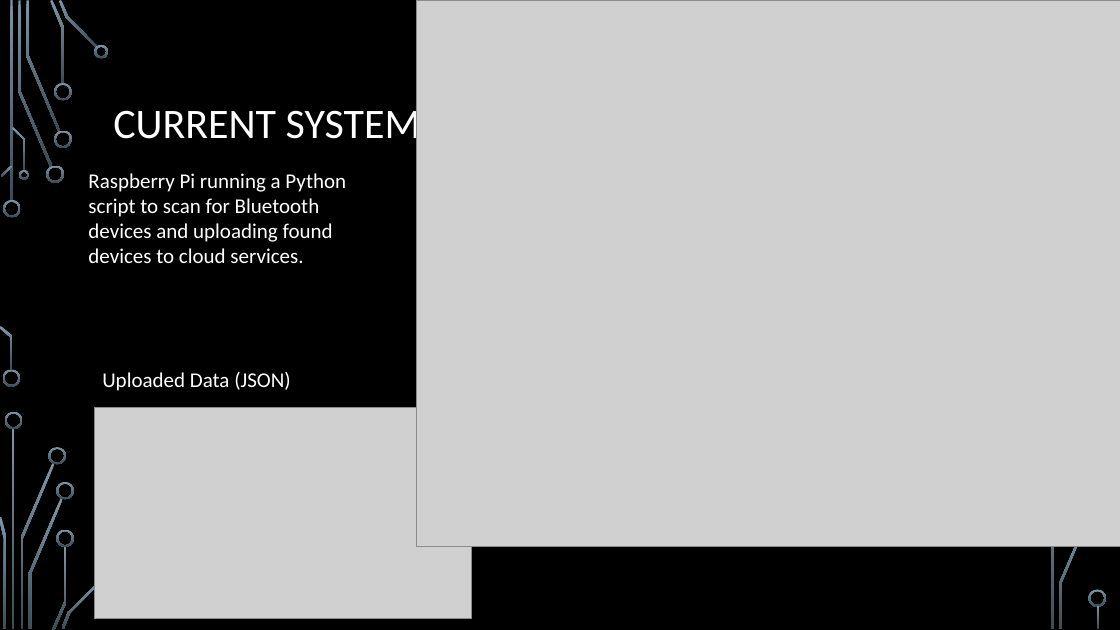
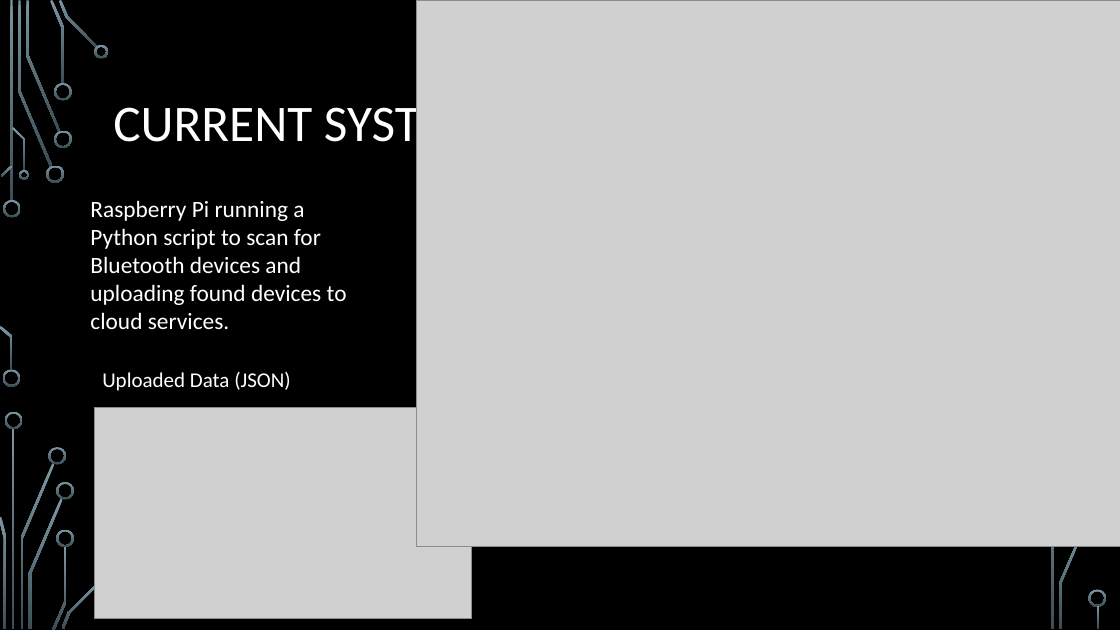
Before and after one commit to monkfungus/FYP, a slide deck: slide 7 of SamuelNixon_InterimPresentation.pptx (slide 6 before the commit). Drawn at 1120x630 pixels with LibreOffice and Linux fonts; fonts in the diff are those of the drawing; grey boxes stand for pictures; background and template pictures are left out. Boxes give left, top, right and bottom in pixels: in the first picture for what was removed or moved away, otherwise in the second. Text is boxed around its words. In the diff, an @@ line names an element or a change of style, - is before the commit and + after.

```diff
--- a/SamuelNixon_InterimPresentation.pptx
+++ b/SamuelNixon_InterimPresentation.pptx
@@ title "CURRENT SYSTEM" at (113,98,489,153): size 36 to 44 pt @@
@@ text "Raspberry Pi running a Python ...": place and size @@
-text "Raspberry Pi running a Python ..." at (88,173,346,263)
+text "Raspberry Pi running a Python ..." at (90,200,347,329)
@@ text "Raspberry Pi running a Python ..." at (90,200,347,329): size 18 to 20 pt @@
```
Also in this commit, not shown: 9 other slides changed, 2 slides added.
